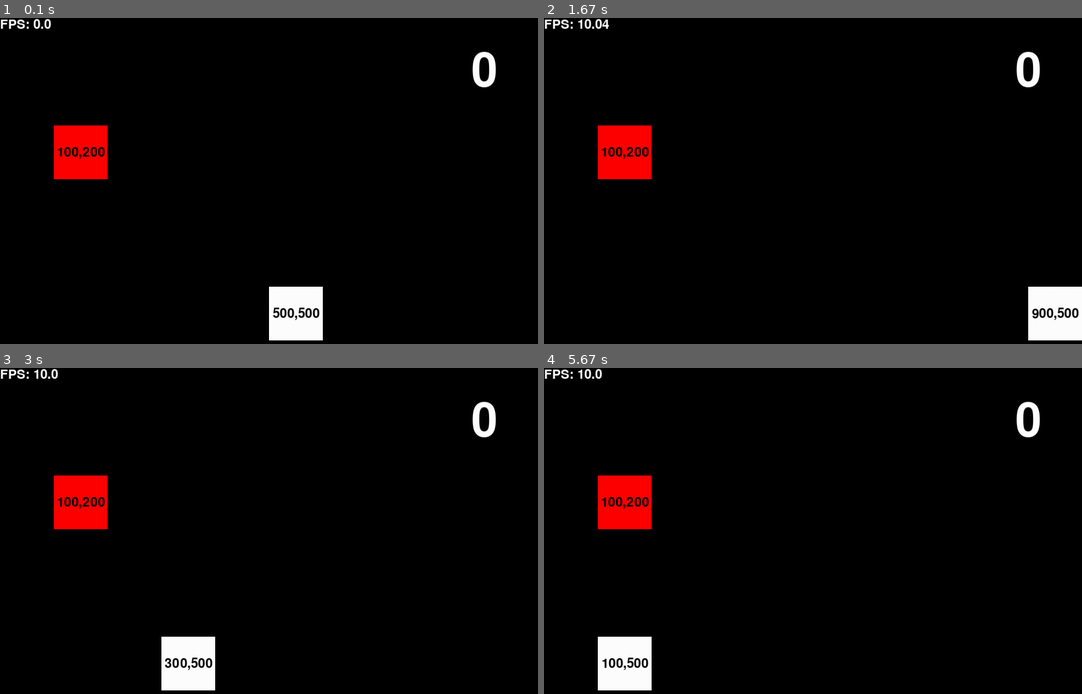
Above: before the commit, frames 1-4 (two rows, left to right).
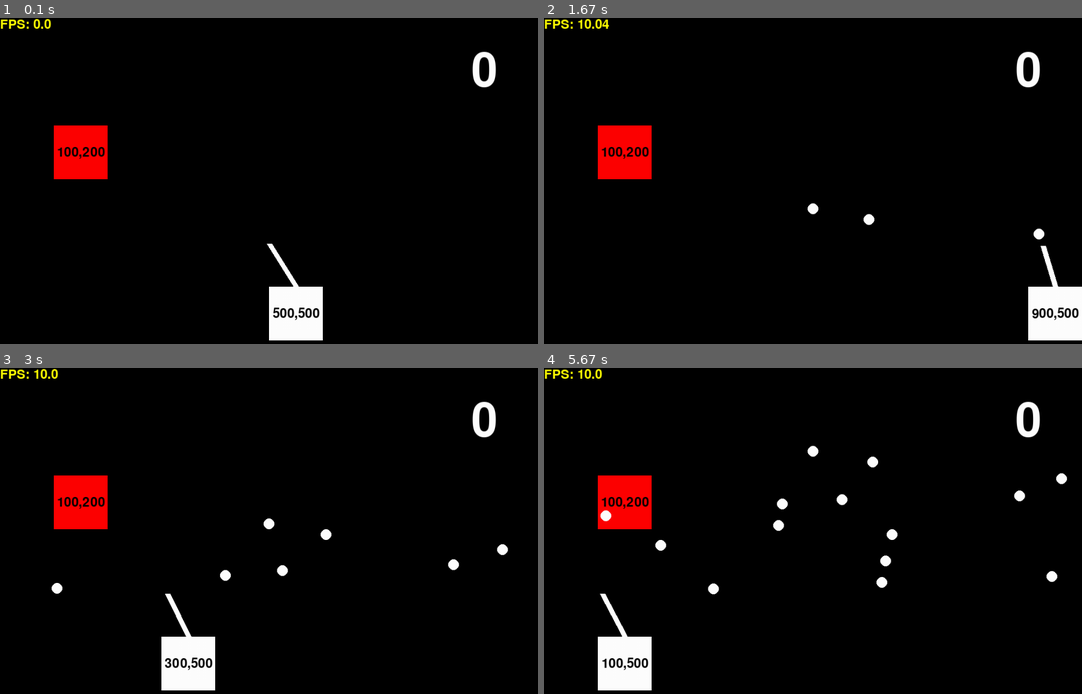
Above: after the commit, the same moments.

Repository: arvidjohansen/from-noob-to-hacker
Game: pygame game, started from algorithms/example_snake_game.py
Two runs of this game, one before a commit and one after it. Both use one fixed random seed, a clock stepped at 60 frames per second and the inputs below.
Inputs:
- Up to frame 1 (0.1 s): no input
- Up to frame 2 (1.67 s): tap Space at 0.33, 0.73, 1.23 s; hold D 0.67-1.13 s; hold Right 0.67-1.13 s; hold D 1.17-1.63 s; hold Right 1.17-1.63 s
- Up to frame 3 (3 s): hold A 1.67-2.2 s; hold Left 1.67-2.2 s; tap Space at 1.73, 2.03, 2.3, 2.73 s; hold A 2.23-2.63 s; hold Left 2.23-2.63 s; hold D from 2.67 s (still down); hold Right from 2.67 s (still down)
- Up to frame 4 (5.67 s): tap Space at 3.03, 3.4, 3.9, 4.4, 4.9, 5.2, 5.47 s; release D at 3.3 s; release Right at 3.3 s; hold A 3.33-3.8 s; hold Left 3.33-3.8 s; hold D 3.83-4.3 s; hold Right 3.83-4.3 s; hold D 4.33-4.8 s; hold Right 4.33-4.8 s; hold A 4.83-5.37 s; hold Left 4.83-5.37 s; hold A from 5.4 s (still down); hold Left from 5.4 s (still down)

The runs differ from the first frame. In frame 1, 0.3% of the frame differs, in the area x 0-56%, y 0-83%; in frame 2, 0.5%; in frame 3, 0.7%; in frame 4, 1.1%, in the area x 0-98%, y 0-83%.

Commit message:
added guns and cannonballs

Diff:
--- a/algorithms/example_snake_game.py
+++ b/algorithms/example_snake_game.py
@@ -1,5 +1,6 @@
+import math
+import pygame
 import random
-import pygame
 import sys
 
 # Initialize Pygame
@@ -23,12 +24,16 @@
 object_pos = [WIDTH // 2, HEIGHT // 2]
 apple_pos = [round(random.randint(0, WIDTH - SQUARE_WIDTH),-2), round(random.randint(0, HEIGHT - SQUARE_HEIGHT),-2)]
 apples_eaten = 0
+gun_angle = 90
+gun_end_pos = [0,0]
+cannonballs = []
 
 # todo
 # write tail
 
 # Set up the clock
 clock = pygame.time.Clock()
+
 def random_position():
     return [round(random.randint(0, WIDTH - SQUARE_WIDTH),-2), round(random.randint(0, HEIGHT - SQUARE_HEIGHT),-2)]
 def draw_background():
@@ -53,6 +58,15 @@
 
         # Draw the text
         screen.blit(text, text_pos)
+def draw_gun():
+    # pygame.draw.circle(screen, (255, 255, 255), object_pos, 20)
+    # Draw the gun
+    gun_length = 80
+    gun_width = 10
+    global gun_end_pos
+    gun_end_pos = [object_pos[0] + gun_length * math.cos(math.radians(gun_angle)),
+                   object_pos[1] - gun_length * math.sin(math.radians(gun_angle))]
+    pygame.draw.line(screen, (255, 255, 255), (object_pos[0] + SQUARE_WIDTH//2, object_pos[1] ), gun_end_pos, gun_width)
 def draw_apple():
     pygame.draw.rect(screen, (255, 0, 0), pygame.Rect(apple_pos[0], apple_pos[1], SQUARE_HEIGHT,SQUARE_WIDTH))  # Draw the object
     if DEBUG:
@@ -67,15 +81,30 @@
         screen.blit(text, text_pos)
 def draw_fps():
     font = pygame.font.Font(None, 36)
-    text = font.render(f'FPS: {round(clock.get_fps(),2)}', True, (255, 255, 255))
+    text = font.render(f'FPS: {round(clock.get_fps(),2)}', True, (255, 255, 0))
     screen.blit(text, (0, 0))
+def draw_cannonballs():
+    for cannonball in cannonballs:
+        cannonball[0][0] += cannonball[1][0]
+        cannonball[0][1] += cannonball[1][1]
+        pygame.draw.circle(screen, (255, 255, 255), [int(x) for x in cannonball[0]], 10)
+def shoot():
+    # Called when space is pressed
+    # Spawn a new canonball
+    velocity = [5 * math.cos(math.radians(gun_angle)), -5 * math.sin(math.radians(gun_angle))]
+    cannonballs.append([list(gun_end_pos), velocity])
 def handle_input():
+    global gun_angle
     for event in pygame.event.get():
         if DEBUG:
             print(event)
         if event.type == pygame.QUIT:
             pygame.quit()
             sys.exit()
+        elif event.type == pygame.KEYDOWN:
+            if event.key == pygame.K_SPACE:
+                # Spawn a new cannonball
+                shoot()
 
     # Object movement
     keys = pygame.key.get_pressed()
@@ -87,6 +116,12 @@
         object_pos[1] -= SPEED
     if keys[pygame.K_DOWN] and object_pos[1] < HEIGHT - SQUARE_HEIGHT:
         object_pos[1] += SPEED
+    # Gun rotation
+    if keys[pygame.K_a]:
+        gun_angle = (gun_angle + 2) % 360  # Rotate left
+    if keys[pygame.K_d]:
+        gun_angle = (gun_angle - 2) % 360  # Rotate right
+    gun_angle = max(min(gun_angle, 180), 0)  # Limit angle between 0 (3 o'clock) and 180 (9 o'clock)
 def update_color():
     global color
     color = (random.randint(0, 255), random.randint(0, 255), random.randint(0, 255))
@@ -100,6 +135,14 @@
         global apples_eaten
         apples_eaten += 1
         apple_pos = random_position()
+    # check if cannonball hits apple
+    for c in cannonballs:
+        if c[0] == apple_pos[0] and c[1] == apple_pos[1]:
+            print("canonball inside apple!")
+            apples_eaten += 1
+            apple_pos = random_position()
+            cannonballs.remove(c)
+
 # Game loop
 while True:
     # Event handling
@@ -112,6 +155,8 @@
     draw_background()
     draw_apple()
     draw_object()
+    draw_gun()
+    draw_cannonballs()
     draw_score()
     draw_fps()
 
@@ -120,5 +165,4 @@
     pygame.display.flip()
 
     # Cap the frame rate
-
     clock.tick(FPS)
